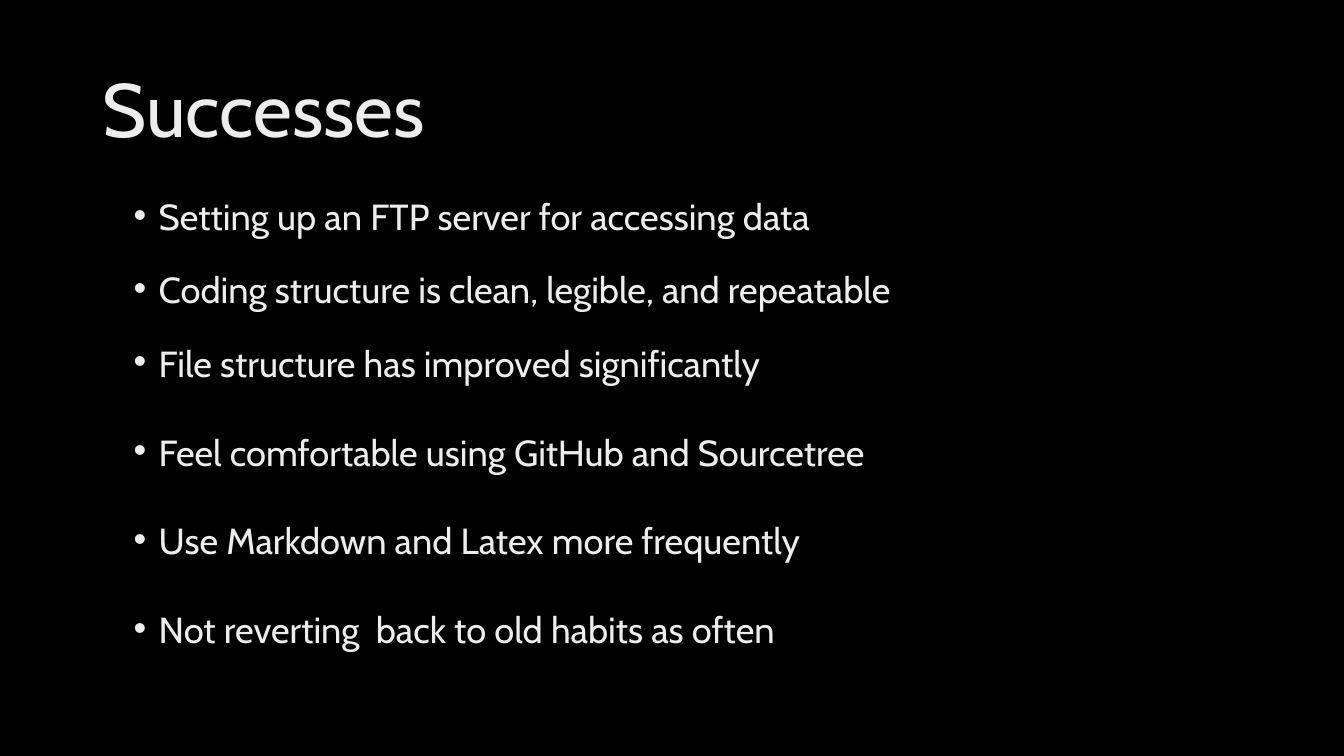
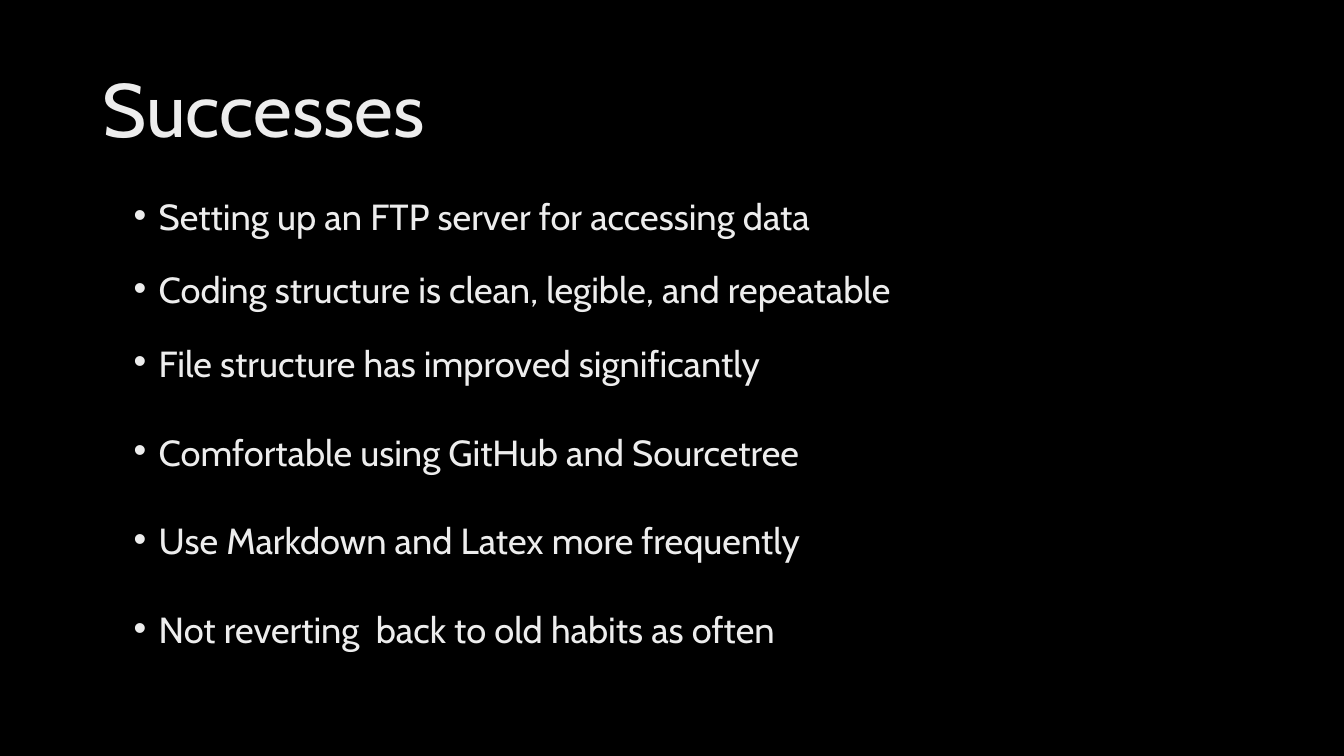
Before and after one commit to breshears-logan/John-Day-Steelhead-Overshoot, a slide deck: slide 4 of JohnDayOvershoot_FinalReport.pptx. Drawn at 1344x756 pixels with LibreOffice and Linux fonts; fonts in the diff are those of the drawing; background and template pictures are left out. Boxes give left, top, right and bottom in pixels: in the first picture for what was removed or moved away, otherwise in the second. Text is boxed around its words. In the diff, an @@ line names an element or a change of style, - is before the commit and + after.

```diff
--- a/JohnDayOvershoot_FinalReport.pptx
+++ b/JohnDayOvershoot_FinalReport.pptx
@@ text at (159,438,799,474): text changed @@
-• Feel comfortable using GitHub and Sourcetree
+• Comfortable using GitHub and Sourcetree
```
Also in this commit, not shown: 1 other slide changed.
